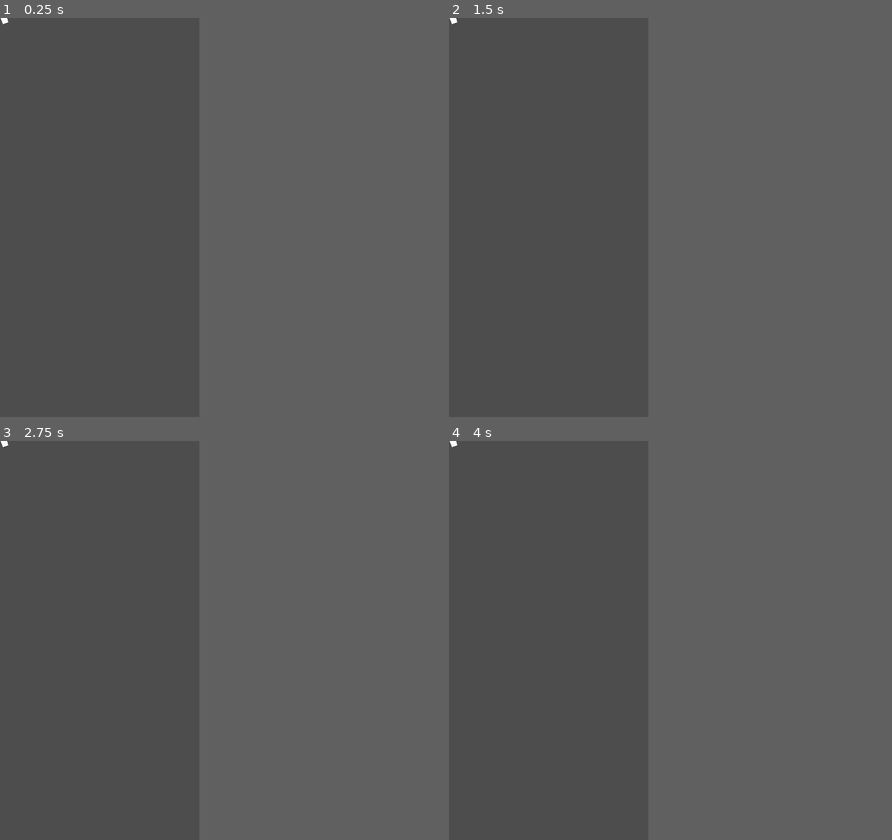
Above: before the commit, frames 1-4 (two rows, left to right).
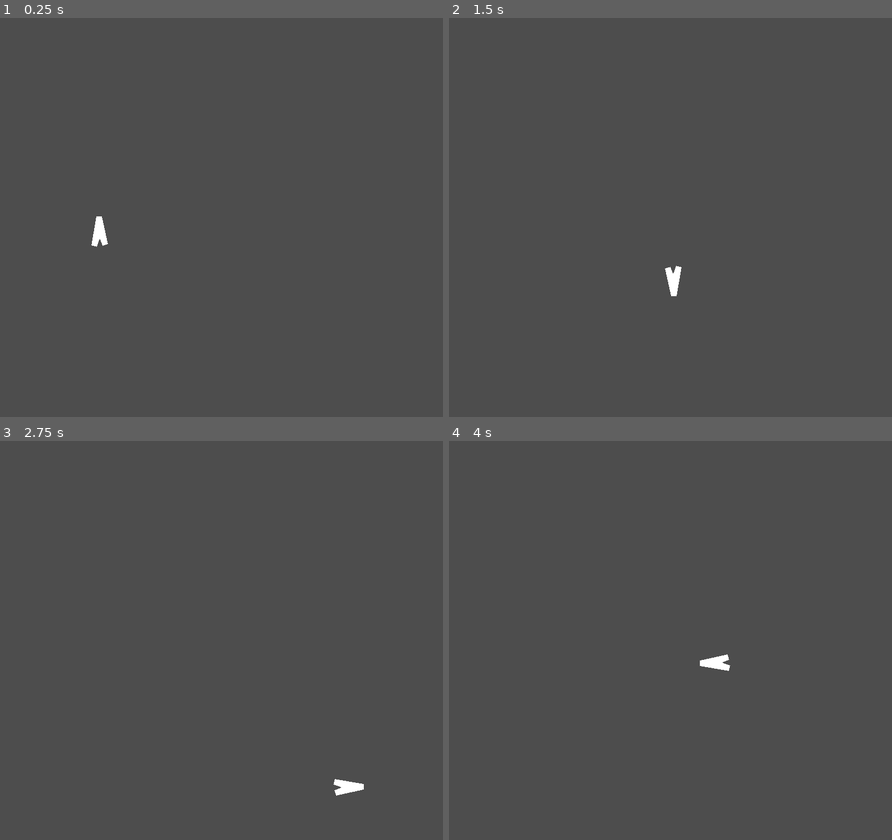
Above: after the commit, the same moments.

Repository: WOCae/L011
Game: Godot game, scene res://main.tscn
Same seed, same stepped clock (60 frames per second), same inputs: the game is played once before the commit and once after it.
Inputs:
- Up to frame 1 (0.25 s): no input
- Up to frame 2 (1.5 s): tap Enter at 0.5 s; hold Right (ui_right) 0.53-1.28 s; tap Space (ui_select) at 0.77 s; hold Down (ui_down) from 1.28 s (still down)
- Up to frame 3 (2.75 s): tap Space (ui_select) at 1.52 s; release Down (ui_down) at 2.03 s; hold Right (ui_right) from 2.03 s (still down)
- Up to frame 4 (4 s): release Right (ui_right) at 2.78 s; hold Up (ui_up) 2.78-3.53 s; tap Space (ui_select) at 3.02, 3.77 s; hold Left (ui_left) from 3.53 s (still down)
In our replay, the window is 360x720 before the commit and 800x720 after it. These sizes can differ from the game's own. Grey fills any space a smaller window leaves; there, only what the larger window draws over its background counts as a difference.

The runs differ from the first frame. In frame 1, 0.2% of the frame differs, in the area x 0-25%, y 0-58%; in frame 2, 0.2%; in frame 3, 0.2%; in frame 4, 0.2%.
Error before the commit: Parse Error: Identifier "CommonPlayer" not declared in the current scope. (res://bar.gd:21)

Commit message:
Update project.godot

Diff:
--- a/project.godot
+++ b/project.godot
@@ -15,7 +15,11 @@
 config/features=PackedStringArray("4.2", "Forward Plus")
 config/icon="res://icon.svg"
 
+[autoload]
+
+CommonPlayer="*res://CommonPlayer.gd"
+
 [display]
 
-window/size/viewport_width=360
+window/size/viewport_width=800
 window/size/viewport_height=720
